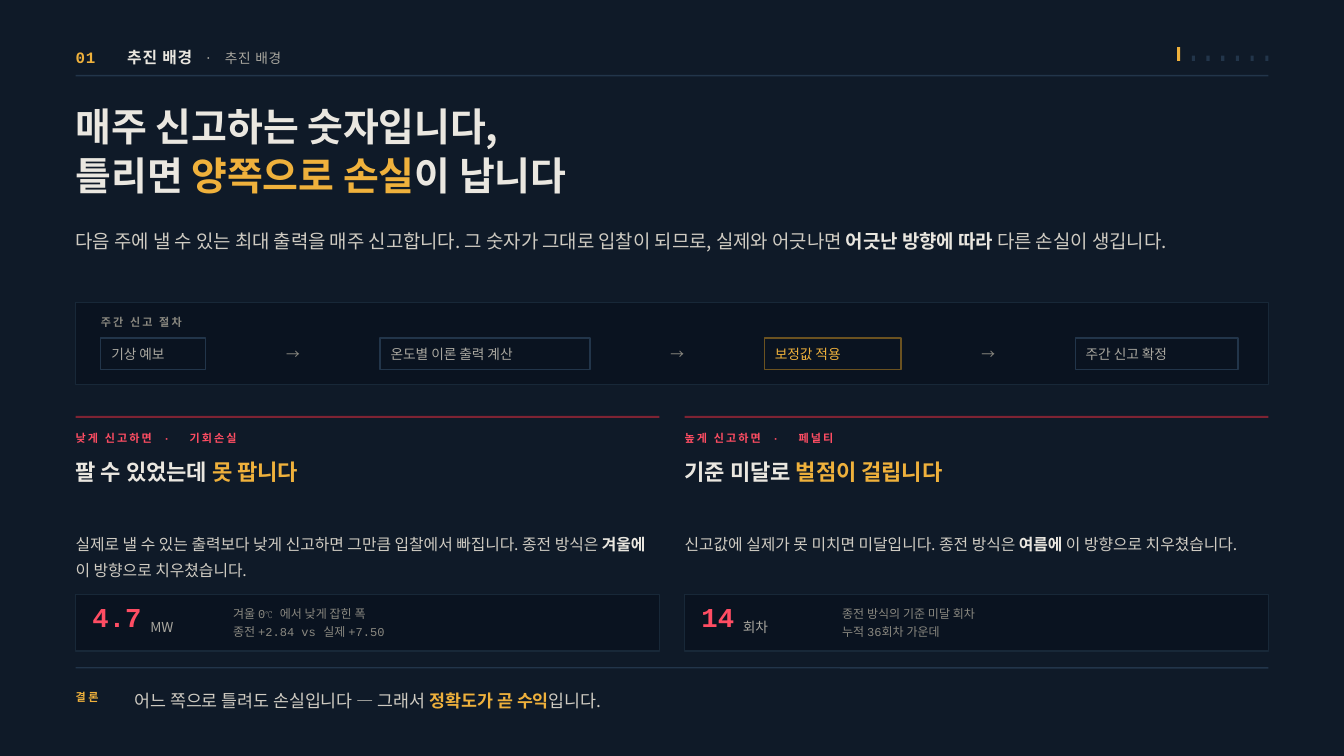
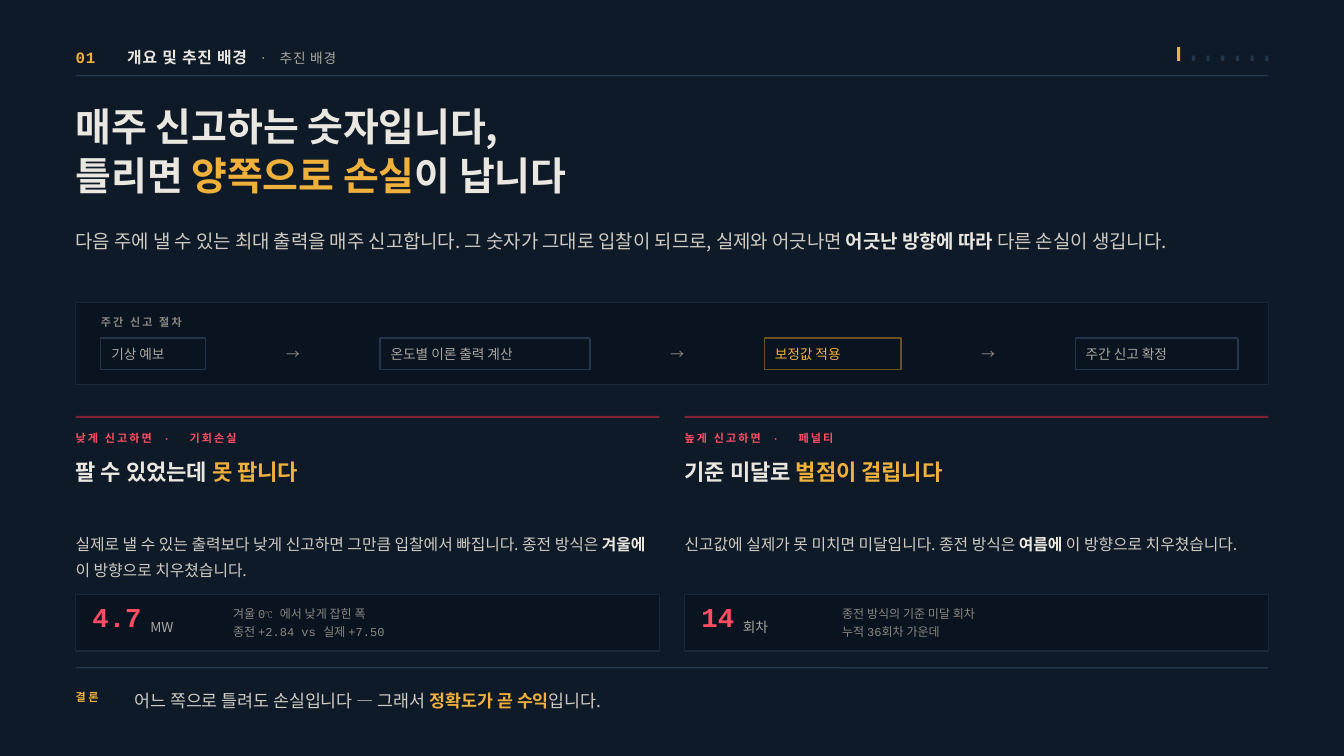
Before and after one commit to jooh-ai/Narae-AI, a slide deck: slide 4 of docs/ppt/위례_공급가능용량_최종발표.pptx. Drawn at 1344x756 pixels with LibreOffice and Linux fonts; fonts in the diff are those of the drawing. Boxes give left, top, right and bottom in pixels: in the first picture for what was removed or moved away, otherwise in the second. Text is boxed around its words. In the diff, an @@ line names an element or a change of style, - is before the commit and + after.

```diff
--- a/docs/ppt/위례_공급가능용량_최종발표.pptx
+++ b/docs/ppt/위례_공급가능용량_최종발표.pptx
@@ text at (76,49,336,65): text changed; text colour #A9A79F to #EAE7E0 @@
-01 추진 배경 · 추진 배경
+01 개요 및 추진 배경 · 추진 배경
```
Also in this commit, not shown: 13 other slides changed, 1 other file.
